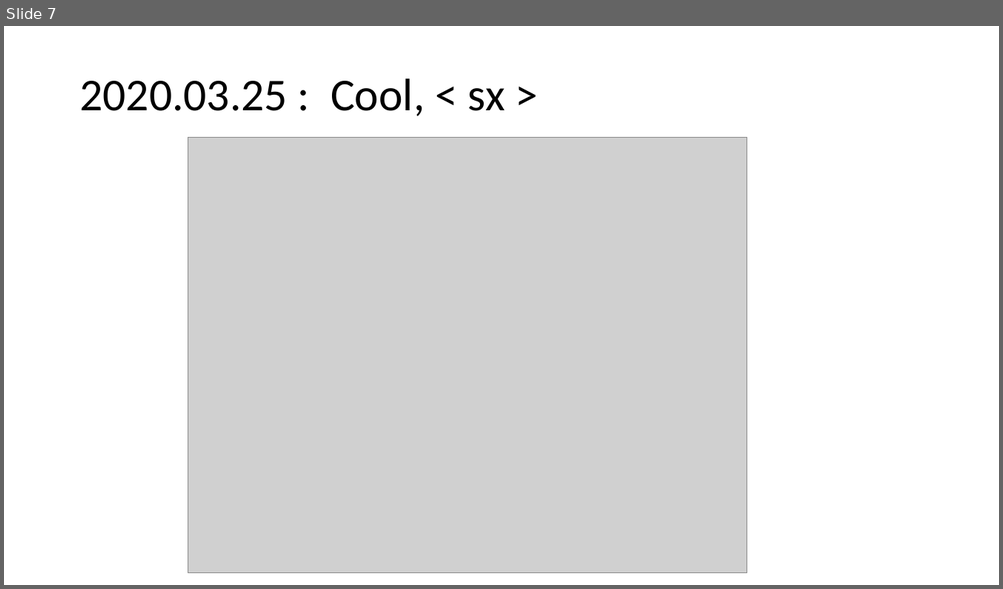
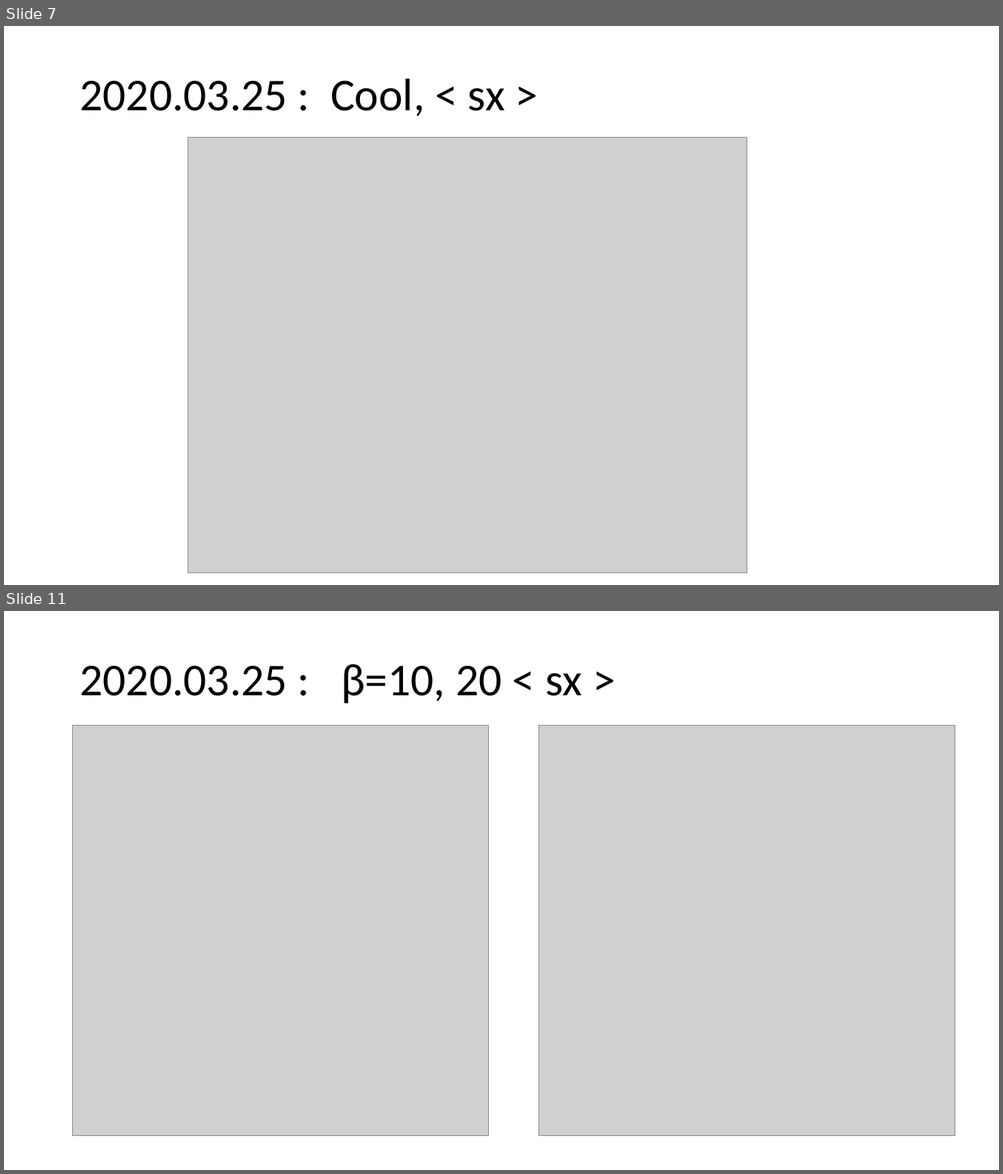
Before and after one commit to Sharon-Liang/JuliaCMPO, a slide deck: cmpo_running_notes.pptx. Shown one above the other, each under a label of ours: slide 7 before the commit, slides 7 and 11 after it; the slides between them are not shown. The pictures are 1003x589 and 1003x1174 pixels, drawn with LibreOffice and Linux fonts; fonts in the diff are those of the drawing; grey boxes stand for pictures. Boxes give left, top, right and bottom in pixels: in the first picture for what was removed or moved away, otherwise in the second. Text is boxed around its words. In the diff, an @@ line names an element or a change of style, - is before the commit and + after.

```diff
--- a/cmpo_running_notes.pptx
+++ b/cmpo_running_notes.pptx
@@ slide 11 added at <box>4,611,999,1170</box>, background #FFFFFF @@
@@ title added at <box>79,664,582,703</box>, 44 pt, text #000000 @@
+2020.03.25 : β=10, 20 < sx >
@@ picture added at <box>73,725,488,1136</box> @@
@@ picture added at <box>539,725,955,1136</box> @@
```
Also in this commit, not shown: 1 slide changed, 3 other slides added, 10 other files.
